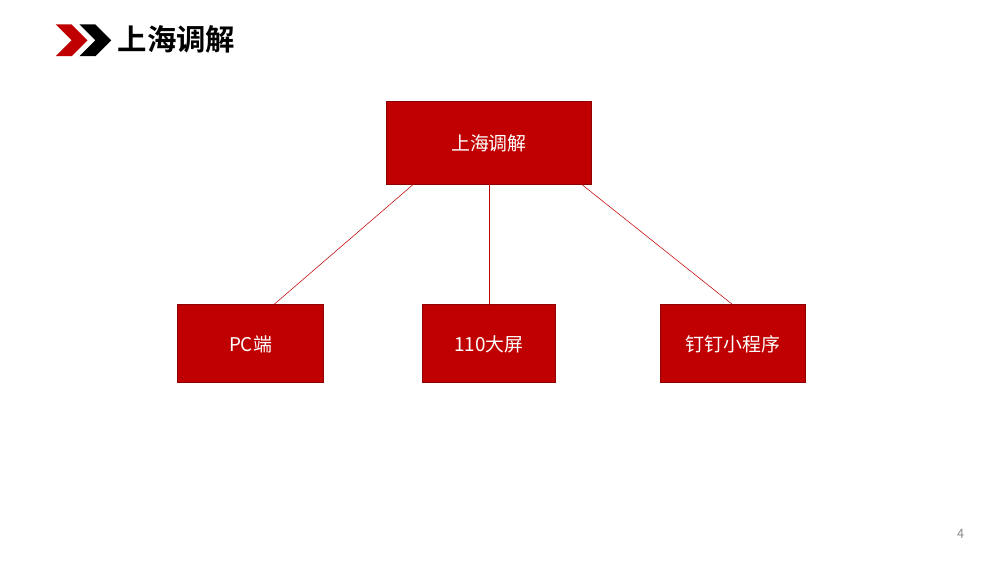
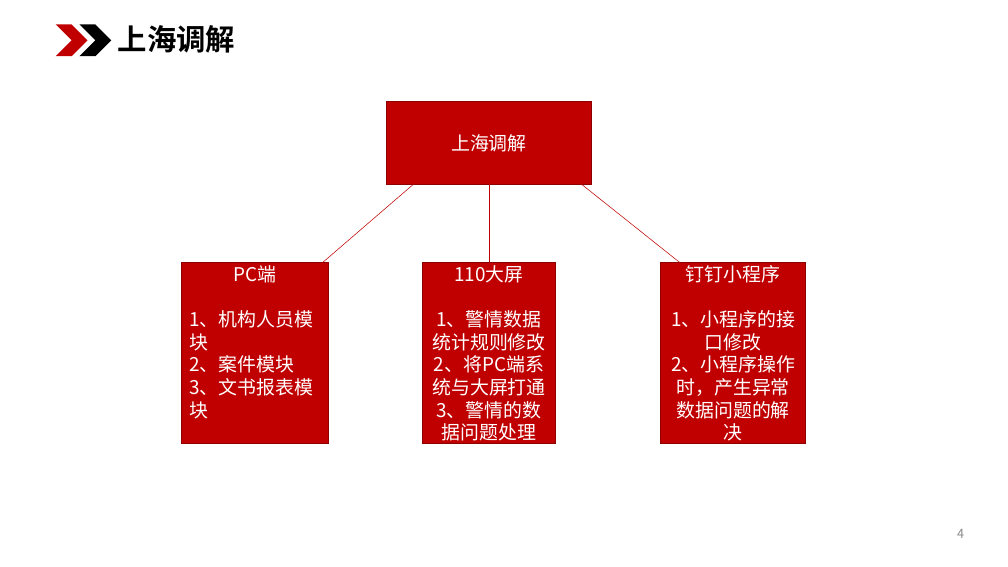
Before and after one commit to lsl645031854/ppt, a slide deck: slide 4 of 述职报告-李帅领.pptx. Drawn at 1008x567 pixels with LibreOffice and Linux fonts; fonts in the diff are those of the drawing. Boxes give left, top, right and bottom in pixels: in the first picture for what was removed or moved away, otherwise in the second. Text is boxed around its words. In the diff, an @@ line names an element or a change of style, - is before the commit and + after.

```diff
--- a/述职报告-李帅领.pptx
+++ b/述职报告-李帅领.pptx
@@ line moved from (489, 184) - (489, 305) to (489, 184) - (489, 262) @@
@@ rectangle "PC端": place and size @@
-rectangle "PC端" at <box>177,305,324,383</box>
+rectangle "PC端" at <box>181,262,328,444</box>
@@ rectangle "110大屏 1、警情数据统计规则修改": place and size @@
-rectangle "110大屏 1、警情数据统计规则修改" at <box>422,305,556,383</box>
+rectangle "110大屏 1、警情数据统计规则修改" at <box>422,262,556,444</box>
@@ text in rectangle at <box>432,261,545,445</box>: text changed @@
-110大屏
+110大屏
+1、警情数据统计规则修改
+2、将PC端系统与大屏打通
+3、警情的数据问题处理
@@ rectangle "钉钉小程序": place and size @@
-rectangle "钉钉小程序" at <box>660,305,806,383</box>
+rectangle "钉钉小程序" at <box>660,262,806,444</box>
@@ text in rectangle at <box>189,310,313,419</box>: paragraphs added @@
+1、机构人员模块
+2、案件模块
+3、文书报表模块
@@ text in rectangle at <box>671,310,795,445</box>: paragraphs added @@
+1、小程序的接口修改
+2、小程序操作时，产生异常数据问题的解决
```
Also in this commit, not shown: 2 other slides changed.
